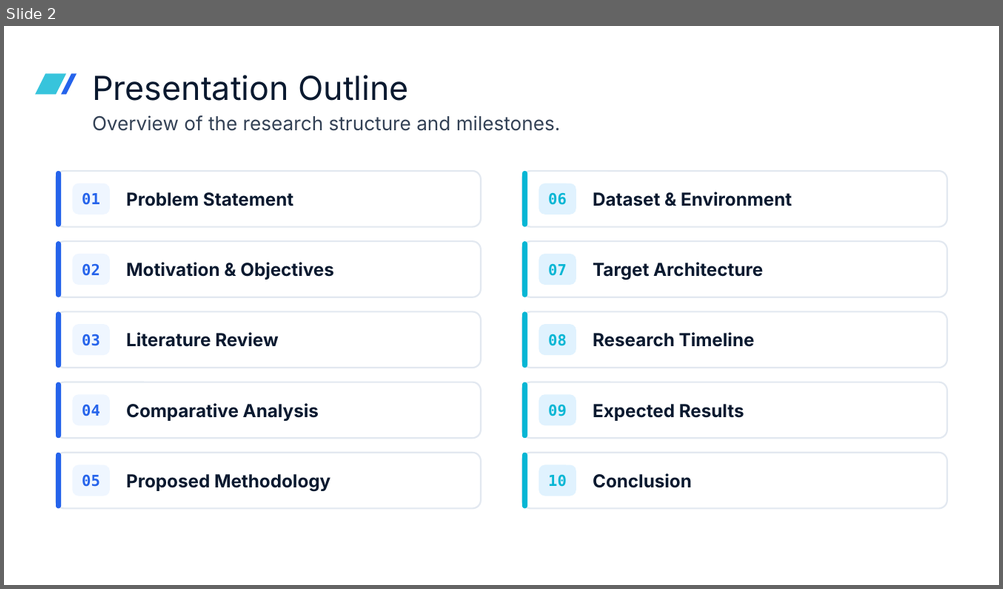
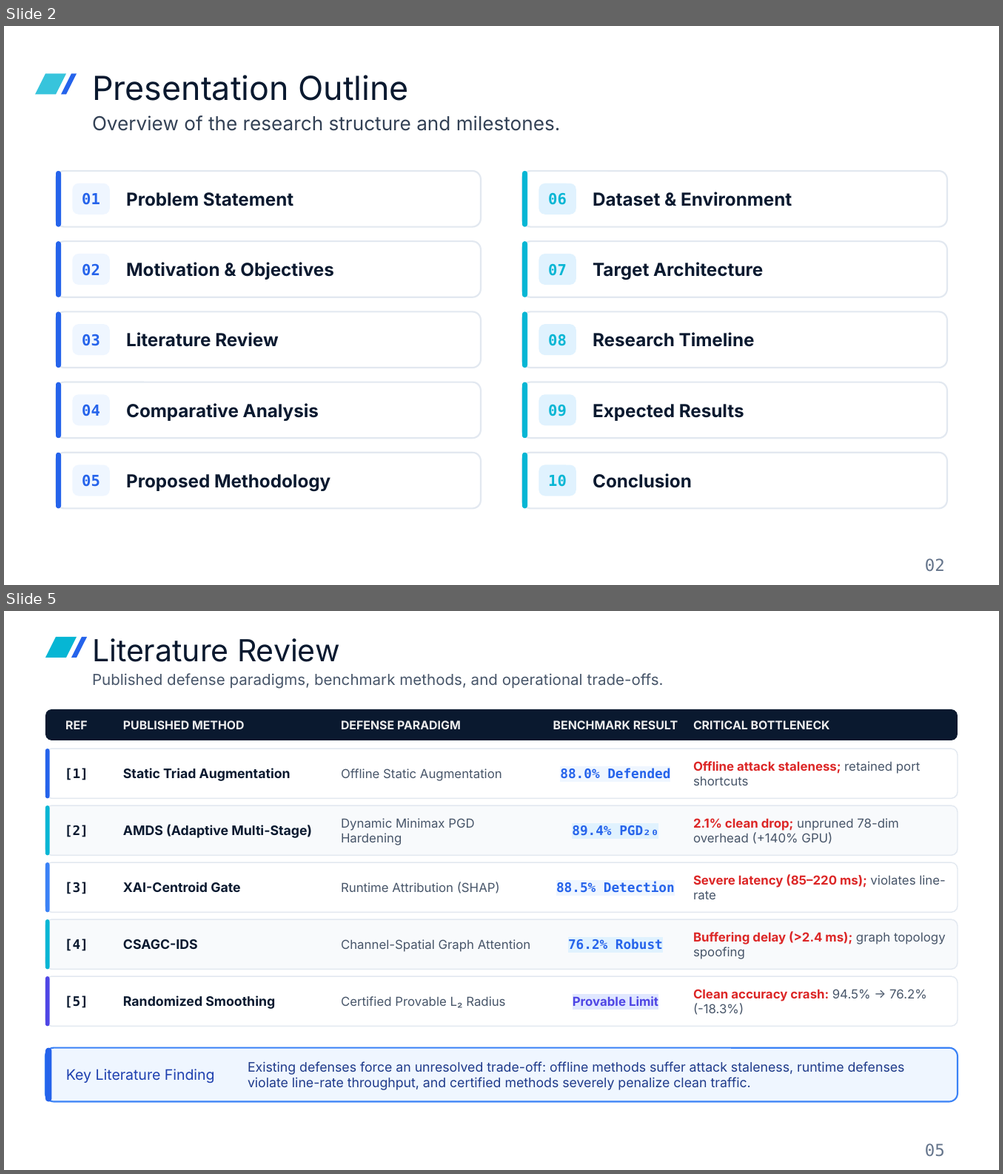
Before and after one commit to sadman128/aml_rocm_native, a slide deck: docs/pre_defense/predefense.pptx. Shown one above the other, each under a label of ours: slide 2 before the commit, slides 2 and 5 after it; the slides between them are not shown. The pictures are 1003x589 and 1003x1174 pixels, drawn with LibreOffice and Linux fonts; fonts in the diff are those of the drawing; background and template pictures are left out. Boxes give left, top, right and bottom in pixels: in the first picture for what was removed or moved away, otherwise in the second. Text is boxed around its words. In the diff, an @@ line names an element or a change of style, - is before the commit and + after.

```diff
--- a/docs/pre_defense/predefense.pptx
+++ b/docs/pre_defense/predefense.pptx
@@ slide 5 added at bbox=[4, 611, 999, 1170], background picture (left out) @@
@@ freeform shape added at bbox=[45, 637, 77, 658], fill #06B6D4 @@
@@ freeform shape added at bbox=[71, 637, 88, 658], fill #2563EB @@
@@ text added at bbox=[92, 638, 663, 689], 11 pt, text #475569 @@
+Literature Review
+Published defense paradigms, benchmark methods, and operational trade-offs.
@@ rounded rectangle added at bbox=[45, 709, 958, 741], fill #0A192F @@
@@ text added at bbox=[65, 721, 87, 729], 8.5 pt, text #EEEEEE, bold @@
+REF
@@ text added at bbox=[123, 721, 244, 729], 8.5 pt, text #EEEEEE, bold @@
+PUBLISHED METHOD
@@ text added at bbox=[341, 721, 461, 729], 8.5 pt, text #EEEEEE, bold @@
+DEFENSE PARADIGM
@@ text added at bbox=[553, 721, 677, 729], 8.5 pt, text #EEEEEE, bold @@
+BENCHMARK RESULT
@@ text added at bbox=[693, 721, 830, 729], 8.5 pt, text #EEEEEE, bold @@
+CRITICAL BOTTLENECK
@@ group added at bbox=[45, 749, 958, 799]: 5 texts, 2 rounded rectangles @@
+[1]
+Static Triad Augmentation
+Offline Static Augmentation
+88.0% Defended
+Offline attack staleness; retained port shortcuts
@@ group added at bbox=[45, 806, 958, 856]: 5 texts, 2 rounded rectangles @@
+[2]
+AMDS (Adaptive Multi-Stage)
+Dynamic Minimax PGD Hardening
+89.4% PGD₂₀
+2.1% clean drop; unpruned 78-dim overhead (+140% GPU)
@@ group added at bbox=[45, 863, 958, 912]: 5 texts, 2 rounded rectangles @@
+[3]
+XAI-Centroid Gate
+Runtime Attribution (SHAP)
+88.5% Detection
+Severe latency (85–220 ms); violates line-rate
@@ group added at bbox=[45, 920, 958, 969]: 5 texts, 2 rounded rectangles @@
+[4]
+CSAGC-IDS
+Channel-Spatial Graph Attention
+76.2% Robust
+Buffering delay (>2.4 ms); graph topology spoofing
@@ group added at bbox=[45, 977, 958, 1027]: 5 texts, 2 rounded rectangles @@
+[5]
+Randomized Smoothing
+Certified Provable L₂ Radius
+Provable Limit
+Clean accuracy crash: 94.5% → 76.2% (-18.3%)
@@ group added at bbox=[45, 1048, 958, 1102]: 2 rounded rectangles, 2 texts @@
+Key Literature Finding
+Existing defenses force an unresolved trade-off: offline methods suffer attack staleness, runtime defenses violate line-rate throughput, and certified methods severely penalize clean traffic.
@@ text added at bbox=[925, 1144, 945, 1157], 12 pt, text #64748B @@
+05
@@ slide 2 changed as well @@
@@ text added at bbox=[925, 559, 945, 572], 12 pt, text #64748B @@
+02
```
Also in this commit, not shown: 11 other slides changed, 2 other slides added, 2 slides removed, 53 other files.
